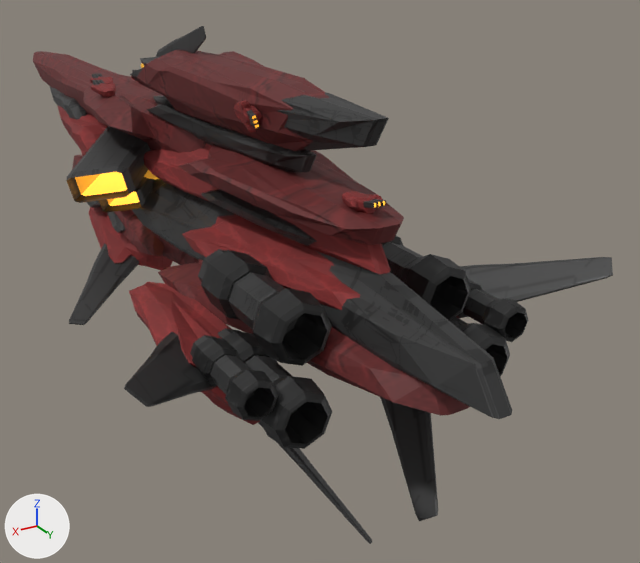
The Blender file arx/arx.blend, before and after one commit.
Both versions are drawn from a 50 mm lens placed at (3.2, 8.16, 2.56), pointed at (-1.05, 1.08, -0.97). The lights are fixed; the arrows at lower left show +X, +Y and +Z.

The first picture shows 'base_multimat'.
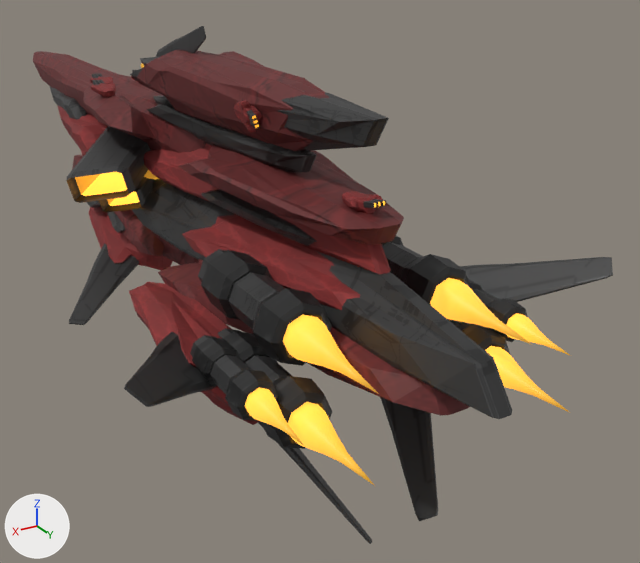
Where the change shows, as pixel boxes (x1, y1, x2, y2) in the pictures (640 x 563 px):
'glow', added: after (245, 278, 571, 486)

What changed in the scene script:
```text
Add me_cone_001:
    me_cone_001.from_pydata(...)  # 300 vertices, 336 faces; spans x -11.8..11.8, y -0.9..6.6, z 11.9..16.6
    me_cone_001.polygons.foreach_set('use_smooth', [True] * 336)
    me_cone_001.materials.append(mat_exhaust)
Add ob_glow:
    ob_glow = bpy.data.objects.new('glow', me_cone_001)
    ob_glow.location = (0.0, 0.0, 0.0)
    ob_glow.rotation_euler = (-1.571, 0.0, 0.0)  # degrees (-90, 0, 0)
    ob_glow.scale = (0.0982, 0.0982, 0.285)
```
